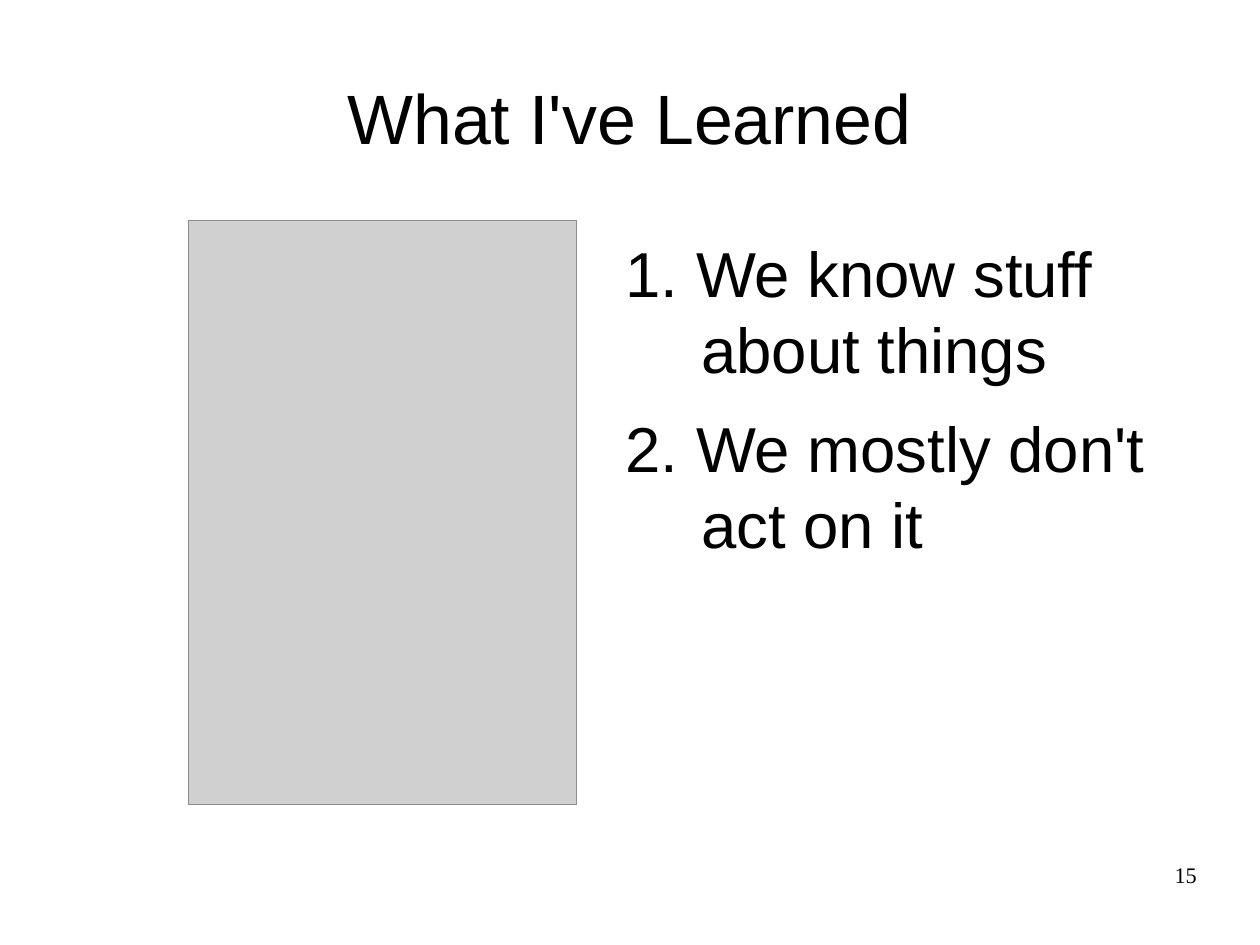
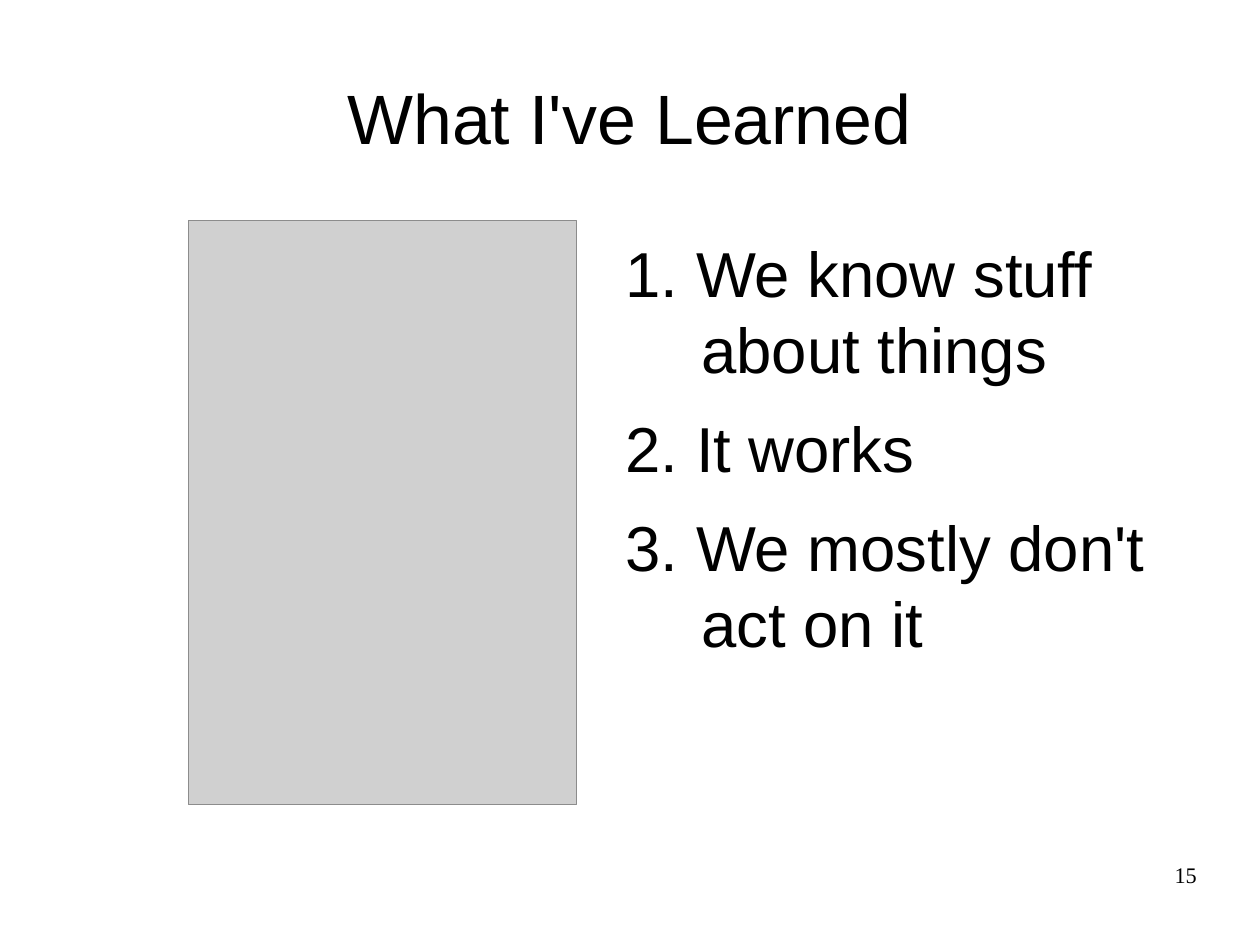
Before and after one commit to gvwilson/talks, a slide deck: slide 15 of rich-famous-popular-2015.odp. Drawn at 1260x945 pixels with LibreOffice and Linux fonts; fonts in the diff are those of the drawing; grey boxes stand for pictures. Boxes give left, top, right and bottom in pixels: in the first picture for what was removed or moved away, otherwise in the second. Text is boxed around its words. In the diff, an @@ line names an element or a change of style, - is before the commit and + after.

```diff
--- a/rich-famous-popular-2015.odp
+++ b/rich-famous-popular-2015.odp
@@ text at (696,426,915,473): paragraph added @@
+2. It works
```
Also in this commit, not shown: 4 other slides changed, 1 slide added.
